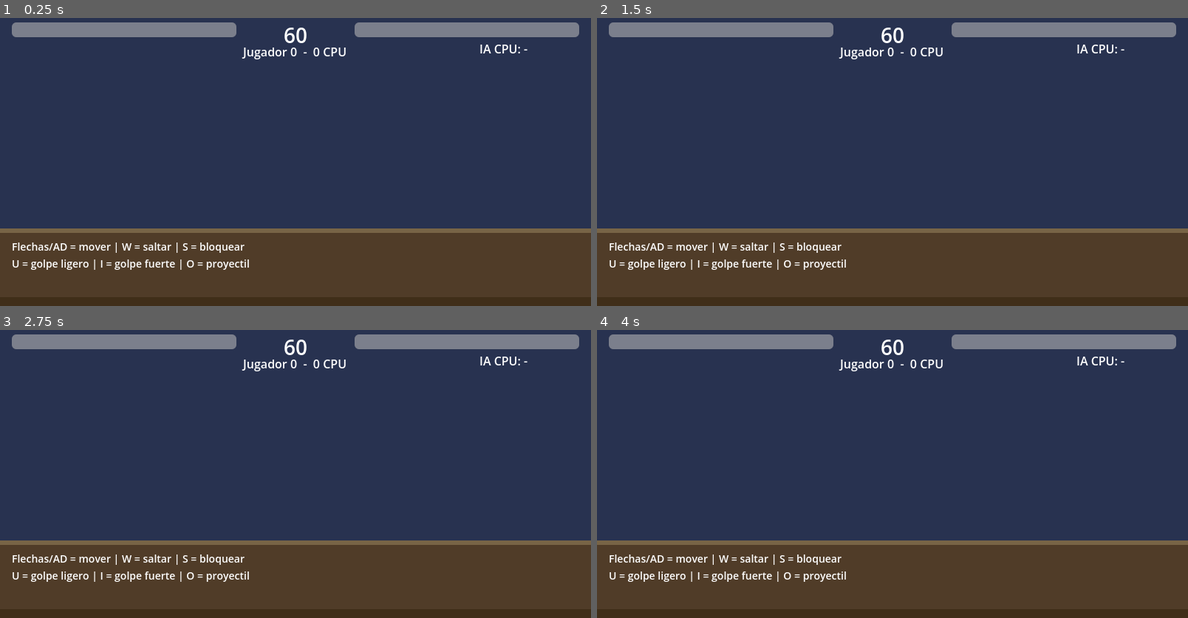
Above: before the commit, frames 1-4 (two rows, left to right).
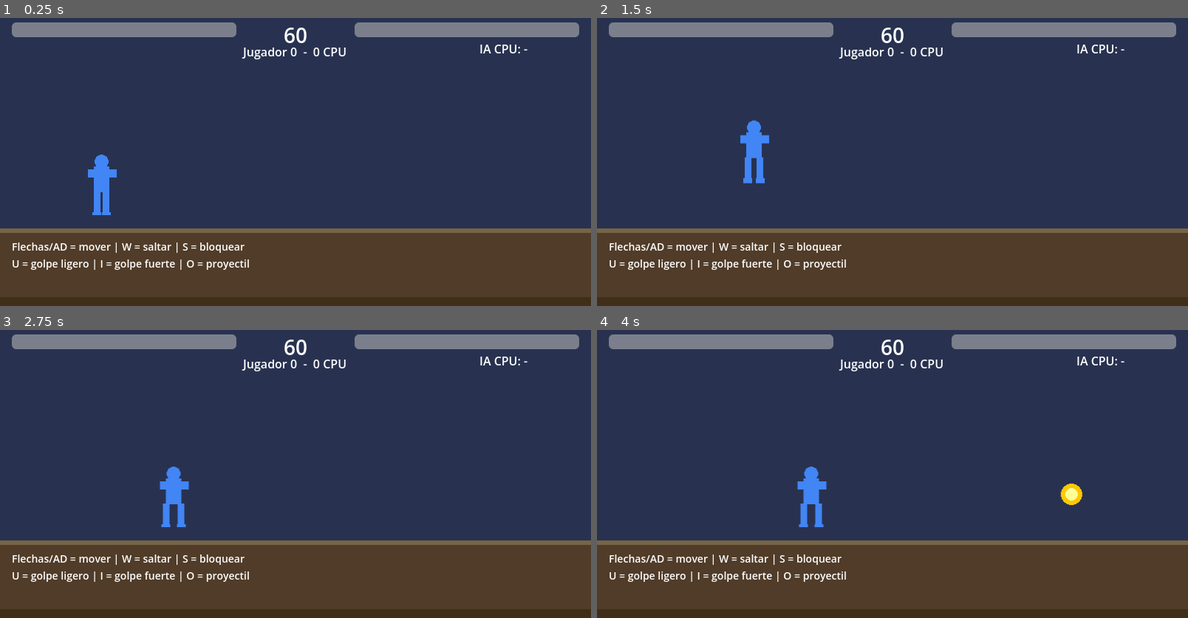
Above: after the commit, the same moments.

Repository: lvaldivia/topicos_videojuegos2026
Game: Godot game, scene res://scenes/fighting/FightMain.tscn
Two runs of this game, one before a commit and one after it. Both use one fixed random seed, a clock stepped at 60 frames per second and the inputs below.
Inputs:
- Up to frame 1 (0.25 s): no input
- Up to frame 2 (1.5 s): tap Enter at 0.5 s; hold Right (p1_right) 0.53-1.28 s; tap Down (p1_block) at 0.6 s; tap W (p1_jump) at 0.77, 1.07 s; tap I (p1_heavy) at 0.8, 1.35 s; hold Left (p1_left) from 1.28 s (still down)
- Up to frame 3 (2.75 s): tap W (p1_jump) at 1.52, 1.82 s; tap U (p1_light) at 1.55, 2.1 s; release Left (p1_left) at 2.03 s; hold Right (p1_right) from 2.03 s (still down); tap O (p1_special) at 2.3 s
- Up to frame 4 (4 s): tap O (p1_special) at 2.85 s; tap W (p1_jump) at 3.02, 3.05, 3.32, 3.6, 3.77 s; release Right (p1_right) at 3.53 s; hold Left (p1_left) from 3.53 s (still down); tap Down (p1_block) at 3.8 s

The runs differ from the first frame. In frame 1, 0.6% of the frame differs, in the area x 14-20%, y 47-69%; in frame 2, 0.6%; in frame 3, 0.6%; in frame 4, 0.8%, in the area x 33-83%, y 47-69%.

Commit message:
clase 08 base y clase 7

Diff:
--- a/Clase08/project.godot
+++ b/Clase08/project.godot
@@ -26,6 +26,10 @@
 
 window/size/viewport_width=800
 window/size/viewport_height=400
+
+[editor]
+
+version_control/plugin_name="Git"
 
 [input]
 
--- a/Clase08/scenes/fighting/FightMain.tscn
+++ b/Clase08/scenes/fighting/FightMain.tscn
@@ -1,5 +1,6 @@
 [gd_scene format=3 uid="uid://fightmain"]
 
+[ext_resource type="PackedScene" uid="uid://dkbhkrmk4e4t6" path="res://scenes/fighting/PlayerFighter.tscn" id="2_lpr3p"]
 [ext_resource type="Texture2D" uid="uid://b03kw7l2qld3v" path="res://assets/sprites/bg/stage.png" id="3_bg"]
 
 [node name="FightMain" type="Node2D" unique_id=498862678]
@@ -7,6 +8,9 @@
 [node name="Background" type="Sprite2D" parent="." unique_id=317147700]
 position = Vector2(400, 200)
 texture = ExtResource("3_bg")
+
+[node name="PlayerFighter" parent="." unique_id=306061210 instance=ExtResource("2_lpr3p")]
+position = Vector2(137, 277)
 
 [node name="Ground" type="ColorRect" parent="." unique_id=1995453085]
 offset_top = 388.0
--- a/Clase08/scenes/fighting/PlayerFighter.tscn
+++ b/Clase08/scenes/fighting/PlayerFighter.tscn
@@ -1,19 +1,45 @@
-[gd_scene load_steps=13 format=3 uid="uid://playerfighterfight"]
+[gd_scene format=3 uid="uid://dkbhkrmk4e4t6"]
 
-[ext_resource type="Script" path="res://scripts/fighting/Fighter.gd" id="1_script"]
-[ext_resource type="Texture2D" path="res://assets/sprites/player/idle.png" id="2_idle"]
-[ext_resource type="Texture2D" path="res://assets/sprites/player/walk1.png" id="3_walk1"]
-[ext_resource type="Texture2D" path="res://assets/sprites/player/walk2.png" id="4_walk2"]
-[ext_resource type="Texture2D" path="res://assets/sprites/player/jump.png" id="5_jump"]
-[ext_resource type="Texture2D" path="res://assets/sprites/player/light_attack.png" id="6_light_attack"]
-[ext_resource type="Texture2D" path="res://assets/sprites/player/heavy_attack.png" id="7_heavy_attack"]
-[ext_resource type="Texture2D" path="res://assets/sprites/player/block.png" id="8_block"]
-[ext_resource type="Texture2D" path="res://assets/sprites/player/hurt.png" id="9_hurt"]
-[ext_resource type="Texture2D" path="res://assets/sprites/player/ko.png" id="10_ko"]
+[ext_resource type="Script" uid="uid://dnub51n4bovsa" path="res://scripts/fighting/Fighter.gd" id="1_script"]
+[ext_resource type="Texture2D" uid="uid://dlj36lkdrvn4x" path="res://assets/sprites/player/idle.png" id="2_idle"]
+[ext_resource type="Texture2D" uid="uid://cjjjjdy0rl81v" path="res://assets/sprites/player/walk1.png" id="3_walk1"]
+[ext_resource type="Texture2D" uid="uid://b2wfnl38o1447" path="res://assets/sprites/player/walk2.png" id="4_walk2"]
+[ext_resource type="Texture2D" uid="uid://d041q0qhnlgae" path="res://assets/sprites/player/jump.png" id="5_jump"]
+[ext_resource type="Texture2D" uid="uid://dv3cps6wta4dy" path="res://assets/sprites/player/light_attack.png" id="6_light_attack"]
+[ext_resource type="Texture2D" uid="uid://c123ktccenml" path="res://assets/sprites/player/heavy_attack.png" id="7_heavy_attack"]
+[ext_resource type="Texture2D" uid="uid://cx75vopmqqrwr" path="res://assets/sprites/player/block.png" id="8_block"]
+[ext_resource type="Texture2D" uid="uid://d2mpyujb2impf" path="res://assets/sprites/player/hurt.png" id="9_hurt"]
+[ext_resource type="Texture2D" uid="uid://y2ryb0n80b55" path="res://assets/sprites/player/ko.png" id="10_ko"]
+
+[sub_resource type="RectangleShape2D" id="Rect_body"]
+size = Vector2(28, 88)
 
 [sub_resource type="SpriteFrames" id="SpriteFrames_1"]
-animations = [
-{
+animations = [{
+"frames": [{
+"duration": 1.0,
+"texture": ExtResource("8_block")
+}],
+"loop": true,
+"name": &"block",
+"speed": 5.0
+}, {
+"frames": [{
+"duration": 1.0,
+"texture": ExtResource("7_heavy_attack")
+}],
+"loop": false,
+"name": &"heavy_attack",
+"speed": 5.0
+}, {
+"frames": [{
+"duration": 1.0,
+"texture": ExtResource("9_hurt")
+}],
+"loop": false,
+"name": &"hurt",
+"speed": 5.0
+}, {
 "frames": [{
 "duration": 1.0,
 "texture": ExtResource("2_idle")
@@ -21,21 +47,7 @@
 "loop": true,
 "name": &"idle",
 "speed": 5.0
-},
-{
-"frames": [{
-"duration": 1.0,
-"texture": ExtResource("3_walk1")
-},
-{
-"duration": 1.0,
-"texture": ExtResource("4_walk2")
-}],
-"loop": true,
-"name": &"walk",
-"speed": 6.0
-},
-{
+}, {
 "frames": [{
 "duration": 1.0,
 "texture": ExtResource("5_jump")
@@ -43,8 +55,15 @@
 "loop": true,
 "name": &"jump",
 "speed": 5.0
-},
-{
+}, {
+"frames": [{
+"duration": 1.0,
+"texture": ExtResource("10_ko")
+}],
+"loop": false,
+"name": &"ko",
+"speed": 5.0
+}, {
 "frames": [{
 "duration": 1.0,
 "texture": ExtResource("6_light_attack")
@@ -52,78 +71,47 @@
 "loop": false,
 "name": &"light_attack",
 "speed": 8.0
-},
-{
+}, {
 "frames": [{
 "duration": 1.0,
-"texture": ExtResource("7_heavy_attack")
-}],
-"loop": false,
-"name": &"heavy_attack",
-"speed": 5.0
-},
-{
-"frames": [{
+"texture": ExtResource("3_walk1")
+}, {
 "duration": 1.0,
-"texture": ExtResource("8_block")
+"texture": ExtResource("4_walk2")
 }],
 "loop": true,
-"name": &"block",
-"speed": 5.0
-},
-{
-"frames": [{
-"duration": 1.0,
-"texture": ExtResource("9_hurt")
-}],
-"loop": false,
-"name": &"hurt",
-"speed": 5.0
-},
-{
-"frames": [{
-"duration": 1.0,
-"texture": ExtResource("10_ko")
-}],
-"loop": false,
-"name": &"ko",
-"speed": 5.0
-}
-]
-
-[sub_resource type="RectangleShape2D" id="Rect_body"]
-size = Vector2(28, 88)
+"name": &"walk",
+"speed": 6.0
+}]
 
 [sub_resource type="RectangleShape2D" id="Rect_hitbox"]
 size = Vector2(40, 60)
 
-[node name="PlayerFighter" type="CharacterBody2D"]
+[node name="PlayerFighter" type="CharacterBody2D" unique_id=306061210]
 script = ExtResource("1_script")
-is_player_controlled = true
 
-[node name="CollisionShape2D" type="CollisionShape2D" parent="."]
+[node name="CollisionShape2D" type="CollisionShape2D" parent="." unique_id=1066659276]
 position = Vector2(0, -44)
 shape = SubResource("Rect_body")
 
-[node name="AnimatedSprite2D" type="AnimatedSprite2D" parent="."]
+[node name="AnimatedSprite2D" type="AnimatedSprite2D" parent="." unique_id=557423890]
 position = Vector2(0, -48)
 sprite_frames = SubResource("SpriteFrames_1")
-animation = &"idle"
+animation = &"walk"
 
-[node name="HealthBar" type="ProgressBar" parent="."]
+[node name="HealthBar" type="ProgressBar" parent="." unique_id=1473309740]
 visible = false
-max_value = 100
-value = 100
+value = 100.0
 
-[node name="Visual" type="ColorRect" parent="."]
+[node name="Visual" type="ColorRect" parent="." unique_id=947496049]
 visible = false
 offset_left = -1.0
 offset_top = -1.0
 offset_right = 1.0
 offset_bottom = 1.0
 
-[node name="Hitbox" type="Area2D" parent="."]
+[node name="Hitbox" type="Area2D" parent="." unique_id=1043623808]
 position = Vector2(0, -44)
 
-[node name="CollisionShape2D" type="CollisionShape2D" parent="Hitbox"]
+[node name="CollisionShape2D" type="CollisionShape2D" parent="Hitbox" unique_id=2085069427]
 shape = SubResource("Rect_hitbox")
--- a/Clase08/scenes/fighting/Projectile.tscn
+++ b/Clase08/scenes/fighting/Projectile.tscn
@@ -1,5 +1,6 @@
 [gd_scene format=3 uid="uid://c2v2bnjsgf84d"]
 
+[ext_resource type="Script" uid="uid://chti8a0mx4n77" path="res://scripts/fighting/Projectile.gd" id="1_4jtlq"]
 [ext_resource type="Texture2D" uid="uid://dcts54uhidkf7" path="res://assets/sprites/fx/projectile.png" id="2_tex"]
 
 [sub_resource type="CircleShape2D" id="Circle_1"]
@@ -19,6 +20,7 @@
 [node name="Projectile" type="CharacterBody2D" unique_id=869754355]
 collision_layer = 0
 collision_mask = 0
+script = ExtResource("1_4jtlq")
 
 [node name="CollisionShape2D" type="CollisionShape2D" parent="." unique_id=633702918]
 shape = SubResource("Circle_1")
--- /dev/null
+++ b/Clase08/scripts/fighting/Fighter.gd
@@ -0,0 +1,112 @@
+class_name PlayerFighter
+extends EntityWithState
+
+
+@export var is_player_controlled : bool = true
+@export var light_damage		 : int = 8
+@export var heavy_damage 		 : int = 15
+@export var jump_force 			 : float = -380.0
+@export var gravity    			 :float = 900.0
+
+@onready var anim: AnimatedSprite2D = $AnimatedSprite2D
+@onready var hitbox: Area2D = $Hitbox
+
+var facing: int = 1
+var is_blocking : bool = false
+var ground_y: float = 0.0
+var oponent:PlayerFighter = null
+var ai_strategy: AIStrategy = null
+var _special_timer: float= 0.0
+var ai_input:Dictionary = {
+	"move":0.0,
+	"jump" :false,
+	"light":false,
+	"heavy":false,
+	"block":false,
+	"special":false
+}
+signal hit_landed(damage:int)
+signal project_fired()
+
+func _ready() -> void:
+	super._ready()
+	ground_y = global_position.y
+	_change_state(FighterIdleScene.new())
+
+func _setup() -> void:
+	add_to_group("fighters")
+
+func _process(delta: float) -> void:
+	super._process(delta)
+	_special_timer -=delta
+	if ai_strategy != null and not is_player_controlled:
+		ai_strategy.execute(self,delta)
+	_face_oponent()
+	if anim:
+		anim.flip_h = facing < 0
+
+
+func set_ai_strategy(strategy:AIStrategy)->void:
+	ai_strategy = strategy
+
+func get_input() ->Dictionary:
+	print(is_player_controlled)
+	if is_player_controlled:
+		return{
+			"move" : Input.get_axis("p1_left","p1_right"),
+			"jump" : Input.is_action_just_pressed("p1_jump"),
+			"light" : Input.is_action_just_pressed("p1_light"),
+			"heavy" : Input.is_action_just_pressed("p1_heavy"),
+			"block" : Input.is_action_just_pressed("p1_block"),
+			"special" : Input.is_action_just_pressed("p1_special"),
+		}
+	var i = ai_input.duplicate()
+	ai_input.jump = false
+	ai_input.light = false
+	ai_input.heavy = false
+	ai_input.block = false
+	ai_input.special = false
+	return i
+
+func apply_gravity(delta:float)->void:
+	velocity.y += gravity * delta
+	if global_position.y >= ground_y and velocity.y > 0:
+		global_position.y = ground_y
+		velocity.y = 0.0
+
+func _face_oponent()->void:
+	if oponent and is_instance_valid(oponent):
+		if oponent.global_position.x > global_position.x:
+			facing = 1
+		else:
+			facing = -1
+
+func can_fire_special()->bool:
+	return _special_timer <=0.0
+
+func fire_projectile() ->void:
+	if not can_fire_special():return
+	_special_timer = 1.2
+	var spawn_pos = global_position + Vector2(facing*30,-45)
+	var p = ProjectileFactory.create_projectile(spawn_pos,facing,self)
+	get_parent().add_child(p)
+	project_fired.emit()
+
+func do_hit(target:PlayerFighter, dmg:int)->void:
+	if target and is_instance_valid(target) and target.is_alive:
+		target.take_damage(dmg)
+		hit_landed.emit(dmg)
+
+func take_damage(amount: int,_attacker = null,apply_hitstunt:bool =false) -> void:
+	if not is_alive:return
+	var dmg = amount
+	if is_blocking:
+		dmg = int(amount*0.2)
+	current_health = clamp(current_health - dmg,0,max_health)
+	health_bar.value = current_health
+	health_changed.emit(current_health,max_health)
+	if current_health <= 0:
+		_change_state(FighterKOState.new())
+		entity_died.emit(self)
+	elif dmg > 0 and apply_hitstunt:
+		_change_state(FighterHitStunState.new())
--- /dev/null
+++ b/Clase08/scripts/fighting/Projectile.gd
@@ -0,0 +1,26 @@
+class_name Projectile
+extends BaseEntity
+
+@export var proj_speed :float = 320.0
+@export var damage: int = 12
+
+var direction: int = 1
+var owner_fighter : PlayerFighter = null
+
+@onready var anim:AnimatedSprite2D = $AnimatedSprite2D
+
+func _setup() -> void:
+	max_health = 1
+	add_to_group("projectiles")
+
+func _process(delta: float) -> void:
+	global_position.x += direction * proj_speed * delta
+	if anim:
+		anim.flip_h = direction < 0
+	if global_position.x < -60.0 or global_position.x > 900.0:
+		queue_free()
+		return
+	_check_hit()
+
+func _check_hit()->void:
+	return
--- /dev/null
+++ b/Clase08/scripts/fighting/ProjectileFactory.gd
@@ -0,0 +1,11 @@
+class_name ProjectileFactory
+extends EntityFactory
+
+const PROJECTILE_SCENE : PackedScene = preload("res://scenes/fighting/Projectile.tscn")
+
+static func create_projectile(pos:Vector2, direction:int,owner_figther:PlayerFighter)->Projectile:
+	var p:Projectile = PROJECTILE_SCENE.instantiate()
+	p.position = pos
+	p.direction = direction
+	p.owner_fighter = owner_figther
+	return p
--- /dev/null
+++ b/Clase08/scripts/fighting/states/FighterBlockState.gd
@@ -0,0 +1,25 @@
+class_name FighterBlockState
+extends  FighterState
+
+func enter()               -> void:
+	super.enter()
+	fighter.velocity = Vector2.ZERO
+	fighter.is_blocking = true
+	animation = "block"
+	state = "BLOCK"
+	play_anim()
+
+func update(delta:float)->void:
+	fighter.apply_gravity(delta)
+	fighter.move_and_slide()
+
+func exit()                -> void:
+	fighter.is_blocking =false
+
+func get_next() -> EntityState:
+	var inp = fighter.get_input()
+	if not inp.block:
+		var s = FighterIdleScene.new()
+		s.owner_node = fighter
+		return s
+	return null
--- /dev/null
+++ b/Clase08/scripts/fighting/states/FighterBlockStateState.gd
@@ -0,0 +1,23 @@
+class_name  FighterBlockStateState
+extends FighterState
+
+func enter()->void:
+	super.enter()
+	fighter.velocity = Vector2.ZERO
+	fighter.is_blocking = true
+	state = "BLOCK"
+	animation = "block"
+	play_anim()
+
+func exit()->void:
+	fighter.is_blocking = false
+
+func get_next() -> EntityState:
+	var inp = fighter.get_input()
+	if not inp.block:
+		return _to(FighterIdleScene.new())
+	return null
+
+func update(_delta: float) -> void:
+	fighter.apply_gravity(_delta)
+	fighter.move_and_slide()
--- /dev/null
+++ b/Clase08/scripts/fighting/states/FighterHeavyAttackState.gd
@@ -0,0 +1,9 @@
+class_name FighterHeavyAttackState
+extends FighterLightAttackState
+
+func enter()->void:
+	super.enter()
+	animation = "heavy_attack"
+	state = "HEAVY_ATTACK"
+	_damage = fighter.heavy_damage
+	_timer_check = _duration * 0.5
--- /dev/null
+++ b/Clase08/scripts/fighting/states/FighterHitStunState.gd
@@ -0,0 +1,12 @@
+class_name FighterHitStunState
+extends EntityState
+
+var _timer:float = 0.0
+var _duration:float = 0.35
+
+func enter()               -> void:
+	var f = owner_node as PlayerFighter
+	_timer = 0.0
+	f.velocity.x = -f.facing * 60.0
+	if f.anim:
+		f.anim.play("hurt")
--- /dev/null
+++ b/Clase08/scripts/fighting/states/FighterIdleScene.gd
@@ -0,0 +1,24 @@
+class_name FighterIdleScene
+extends FighterState
+
+func enter()               -> void:
+	super.enter()
+	fighter.is_blocking = false
+	fighter.velocity =Vector2.ZERO
+	animation = "idle"
+	state = "IDLE"
+	play_anim()
+
+func get_next() -> EntityState:
+	var inp = fighter.get_input()
+	if inp.jump:   return _to(FighterJumpState.new())
+	if inp.light:  return _to(FighterLightAttackState.new())
+	if inp.heavy:  return _to(FighterHeavyAttackState.new())
+	if inp.block:  return _to(FighterBlockStateState.new())
+	if abs(inp.move) > 0.1: return _to(FighterWalkState.new())
+	return null
+
+
+func update(delta:float)->void:
+	fighter.apply_gravity(delta)
+	fighter.move_and_slide()
--- /dev/null
+++ b/Clase08/scripts/fighting/states/FighterJumpState.gd
@@ -0,0 +1,20 @@
+class_name FighterJumpState
+extends  FighterState
+
+func enter()->void:
+	super.enter()
+	animation = 'jump'
+	fighter.velocity.y = fighter.jump_force
+	state = "JUMP"
+	play_anim()
+
+func update(_delta: float) -> void:
+	var inp = fighter.get_input()
+	fighter.velocity.x = inp.move * fighter.speed
+	fighter.apply_gravity(_delta)
+	fighter.move_and_slide()
+
+func get_next()->EntityState:
+	if fighter.global_position.y >= fighter.ground_y and fighter.velocity.y >= 0.0:
+		return _to(FighterIdleScene.new())
+	return null
--- /dev/null
+++ b/Clase08/scripts/fighting/states/FighterKOState.gd
@@ -0,0 +1,13 @@
+class_name FighterKOState
+extends FighterState
+
+func enter()->void:
+	super.enter()
+	fighter.velocity = Vector2.ZERO
+	animation = "ko"
+	state = "KO"
+	play_anim()
+
+func update(delta:float)->void:
+	fighter.apply_gravity(delta)
+	fighter.move_and_slide()
--- /dev/null
+++ b/Clase08/scripts/fighting/states/FighterLightAttackState.gd
@@ -0,0 +1,41 @@
+class_name FighterLightAttackState
+extends FighterState
+
+var _timer: float = 0.0
+var _duration: float = 0.35
+var _hit_applied : bool = false
+var _range:float = 65.0
+var _damage:int = 0
+var _timer_check: float = 0.0
+
+func enter()->void:
+	super.enter()
+	fighter.velocity = Vector2.ZERO
+	_timer = 0.0
+	_damage = fighter.light_damage
+	_timer_check = _duration * 0.4
+	_hit_applied = false
+	animation = "light_attack"
+	state = "LIGHT_ATTACK"
+	play_anim()
+
+func update(_delta: float) -> void:
+	fighter.apply_gravity(_delta)
+	fighter.move_and_slide()
+	_timer+= _delta
+	if(_timer >= _timer_check and not _hit_applied):
+		_hit_applied = true
+		_try_hit(fighter)
+
+func _try_hit(fighter:PlayerFighter)->void:
+	var op = fighter.oponent
+	if op and is_instance_valid(op):
+		var dist = abs(op.global_position.x - fighter.global_position.x)
+		if dist < _range:
+			fighter.do_hit(op,_damage)
+
+
+func get_next() -> EntityState:
+	if _timer >= _duration:
+		return _to(FighterIdleScene.new())
+	return null
--- /dev/null
+++ b/Clase08/scripts/fighting/states/FighterState.gd
@@ -0,0 +1,20 @@
+class_name FighterState
+extends EntityState
+
+var fighter:PlayerFighter
+var state:String = ""
+var animation:String =""
+
+func enter()->void:
+	fighter = owner_node as PlayerFighter
+
+func play_anim():
+	if fighter.anim and animation != "":
+		fighter.anim.play(animation)
+
+func get_name()->String:
+	return state
+
+func _to(s:EntityState)->EntityState:
+	s.owner_node = owner_node
+	return s
--- /dev/null
+++ b/Clase08/scripts/fighting/states/FighterWalkState.gd
@@ -0,0 +1,30 @@
+class_name FighterWalkState
+extends  FighterState
+
+func enter()->void:
+	super.enter()
+	animation = 'walk'
+	state = "WALK"
+	play_anim()
+
+func update(delta:float)->void:
+	var inp = fighter.get_input()
+	fighter.velocity.x = inp.move * fighter.speed
+	fighter.apply_gravity(delta)
+	fighter.move_and_slide()
+	if inp.special and fighter.can_fire_special():
+		fighter.fire_projectile()
+
+func get_next() -> EntityState:
+	var inp = fighter.get_input()
+	if inp.jump:
+		return _to(FighterJumpState.new())
+	if inp.light:
+		return _to(FighterLightAttackState.new())
+	if inp.heavy:
+		return _to(FighterHeavyAttackState.new())
+	if inp.block:
+		return _to(FighterBlockStateState.new())
+	if abs(inp.move) < 0.1:
+		return _to(FighterIdleScene.new())
+	return null
Not shown, added: Clase08/scripts/fighting/Fighter.gd.uid
Not shown, added: Clase08/scripts/fighting/Projectile.gd.uid
Not shown, added: Clase08/scripts/fighting/ProjectileFactory.gd.uid
Not shown, added: Clase08/scripts/fighting/states/FighterBlockState.gd.uid
Not shown, added: Clase08/scripts/fighting/states/FighterBlockStateState.gd.uid
Not shown, added: Clase08/scripts/fighting/states/FighterHeavyAttackState.gd.uid
Not shown, added: Clase08/scripts/fighting/states/FighterHitStunState.gd.uid
Not shown, added: Clase08/scripts/fighting/states/FighterIdleScene.gd.uid
Not shown, added: Clase08/scripts/fighting/states/FighterJumpState.gd.uid
Not shown, added: Clase08/scripts/fighting/states/FighterKOState.gd.uid
Not shown, added: Clase08/scripts/fighting/states/FighterLightAttackState.gd.uid
Not shown, added: Clase08/scripts/fighting/states/FighterState.gd.uid
(and 1 more such lines)
